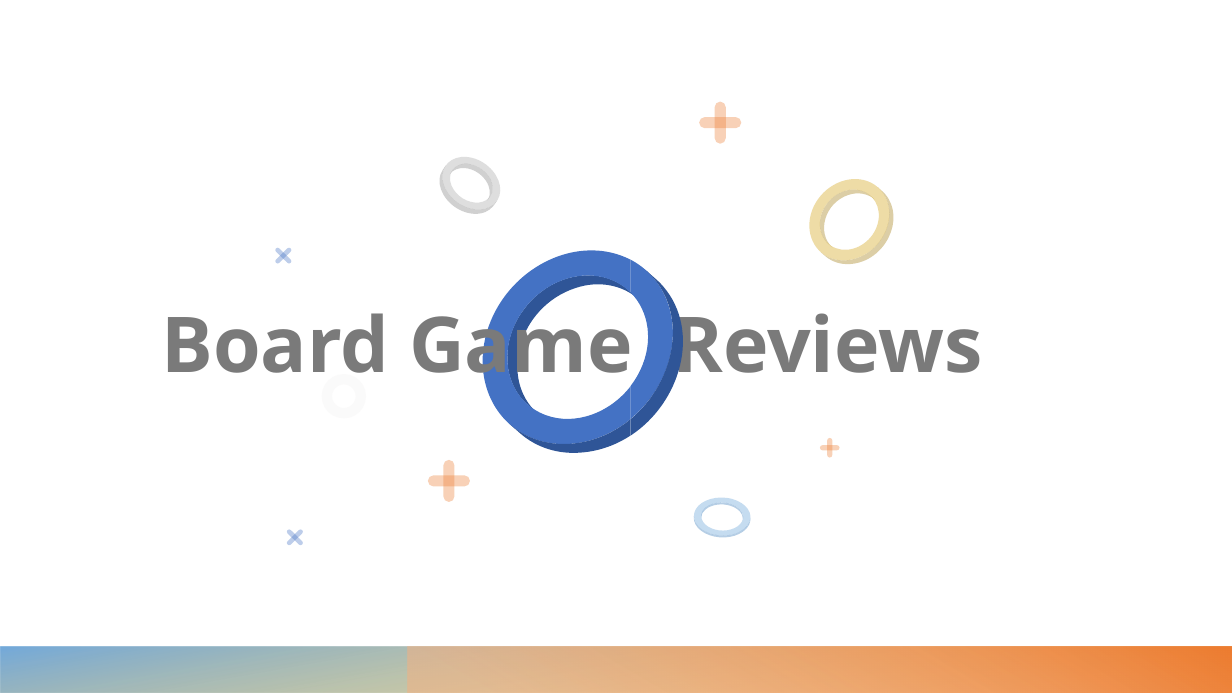
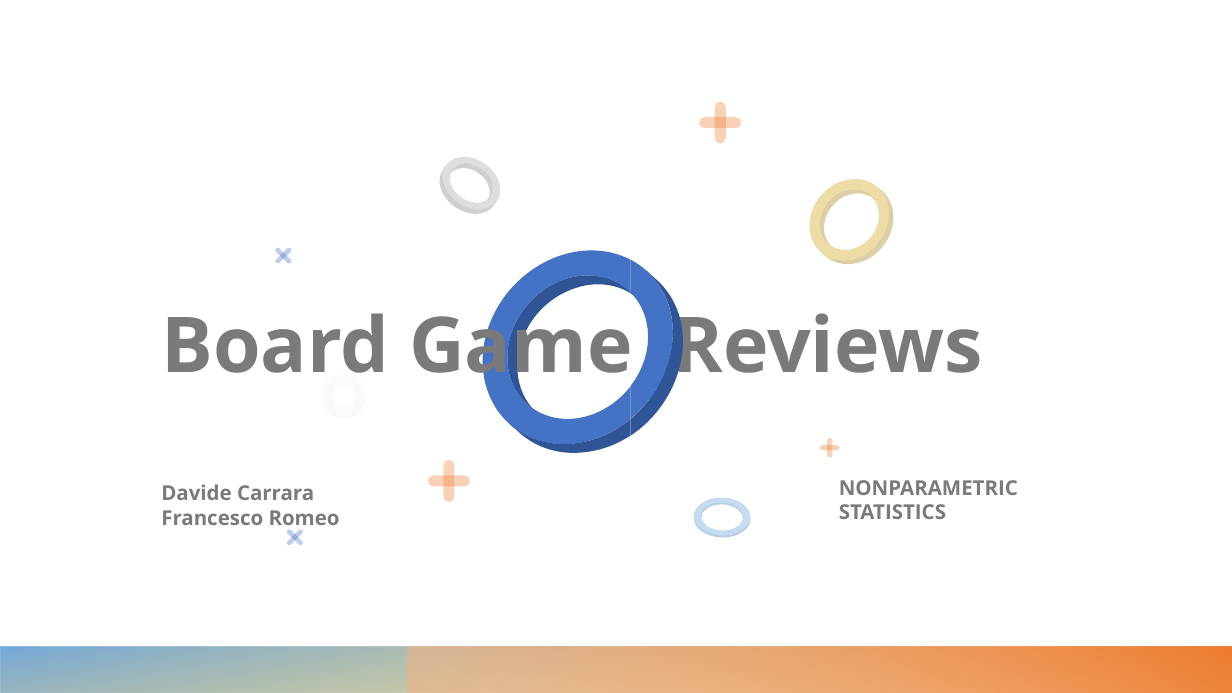
Before and after one commit to fraromeo/NPS, a slide deck: slide 1 of WIP non parametric statistics.pptx (slide 4 before the commit). Drawn at 1232x693 pixels with LibreOffice and Linux fonts; fonts in the diff are those of the drawing. Boxes give left, top, right and bottom in pixels: in the first picture for what was removed or moved away, otherwise in the second. Text is boxed around its words. In the diff, an @@ line names an element or a change of style, - is before the commit and + after.

```diff
--- a/WIP non parametric statistics.pptx
+++ b/WIP non parametric statistics.pptx
@@ text added at (x1=161, y1=484, x2=340, y2=532), 16 pt, text gradient #A3A3A3 to #7A7A7A to #CF9B00 to #ED7D31, bold @@
+Davide Carrara
+Francesco Romeo
@@ text added at (x1=839, y1=480, x2=1018, y2=519), 16 pt, text gradient #A3A3A3 to #7A7A7A to #CF9B00 to #ED7D31, bold @@
+NONPARAMETRIC
+STATISTICS
```
Also in this commit, not shown: 3 other slides changed, 1 slide added, 6 slides removed.
